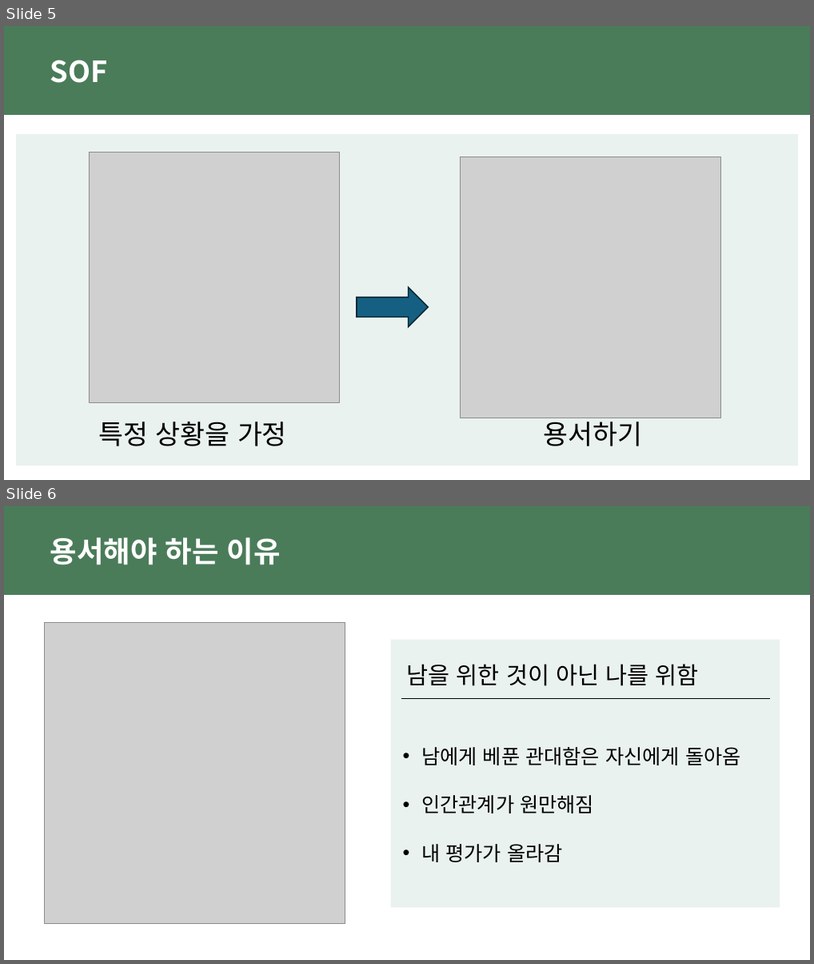
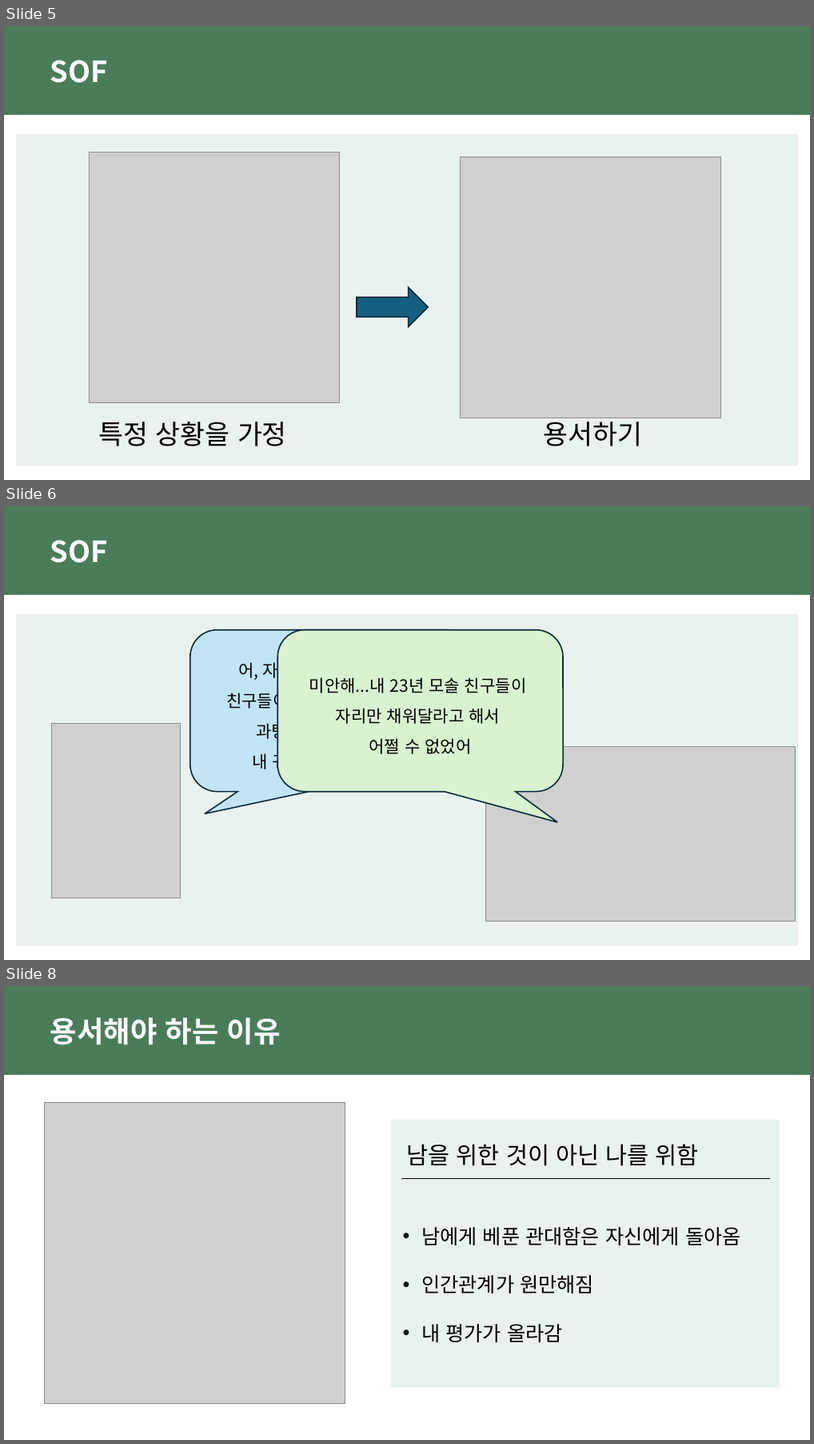
Before and after one commit to baekinwon-0102/University_study_backup, a slide deck: 성격강점 기말 발표.pptx. Shown one above the other, each under a label of ours: slides 5 and 6 before the commit, slides 5, 6 and 8 after it; the slides between them are not shown. The pictures are 814x964 and 814x1444 pixels, drawn with LibreOffice and Linux fonts; fonts in the diff are those of the drawing; grey boxes stand for pictures. Boxes give left, top, right and bottom in pixels: in the first picture for what was removed or moved away, otherwise in the second. Text is boxed around its words. In the diff, an @@ line names an element or a change of style, - is before the commit and + after.

Commit message:
20260519-2

```diff
--- a/성격강점 기말 발표.pptx
+++ b/성격강점 기말 발표.pptx
@@ slide 6 added at <box>4,506,810,960</box>, background #FFFFFF @@
@@ rectangle added at <box>4,506,810,595</box>, fill #4A7C59 @@
@@ text added at <box>50,540,108,563</box>, 34.7 pt, text #FFFFFF, bold @@
+SOF
@@ rectangle added at <box>16,614,799,945</box>, fill #EAF2EF @@
@@ rounded speech box added at <box>190,630,476,792</box>, fill #C1E5F5, outline #092A39 1.5 pt, 20 pt, text #000000 @@
+어, 자기야. 이제 연락되네?
+친구들이랑 재밌게 논다더니...
+과팅 나갔다는 얘기가
+내 귀에까지 들리게 해?
@@ rounded speech box added at <box>278,630,563,792</box>, fill #D9F2D0, outline #092A39 1.5 pt, 20 pt, text #000000 @@
+미안해...내 23년 모솔 친구들이
+자리만 채워달라고 해서
+어쩔 수 없었어
@@ picture added at <box>51,723,181,898</box> @@
@@ picture added at <box>486,746,795,921</box> @@
@@ what was slide 6 is now slide 8 @@
```
Also in this commit, not shown: 1 other slide added.
